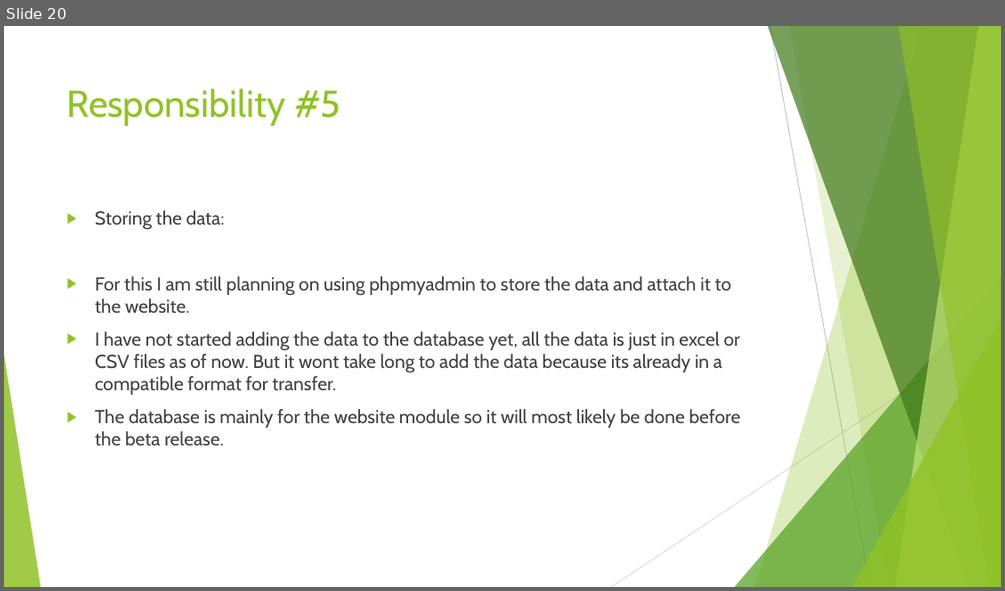
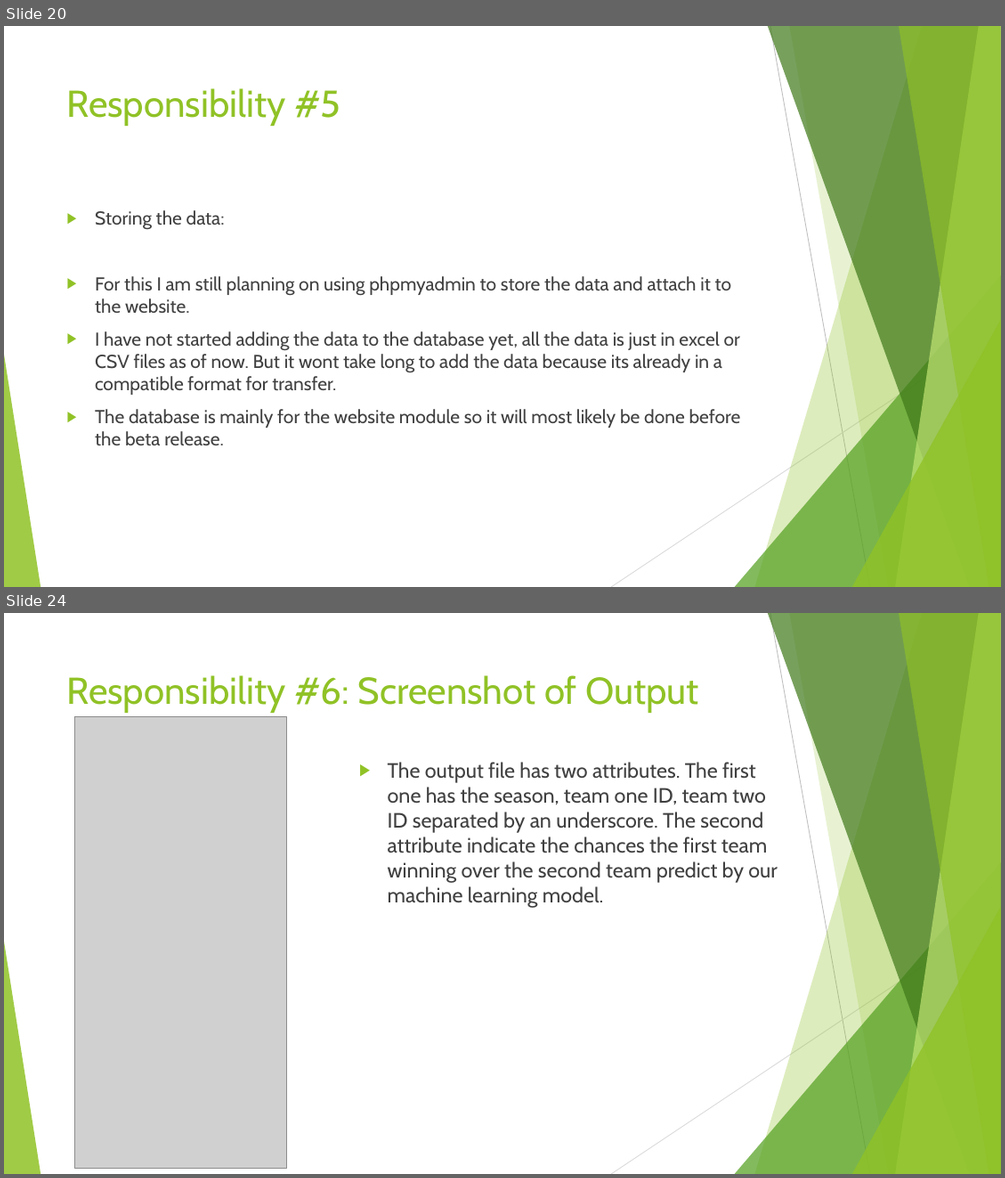
Before and after one commit to AlexDCraig/senior-capstone-project, a slide deck: progressReportWinterTerm/AlexHofferWinterTermProgReport.pptx. Shown one above the other, each under a label of ours: slide 20 before the commit, slides 20 and 24 after it; the slides between them are not shown. The pictures are 1005x591 and 1005x1178 pixels, drawn with LibreOffice and Linux fonts; fonts in the diff are those of the drawing; grey boxes stand for pictures. Boxes give left, top, right and bottom in pixels: in the first picture for what was removed or moved away, otherwise in the second. Text is boxed around its words. In the diff, an @@ line names an element or a change of style, - is before the commit and + after.

```diff
--- a/progressReportWinterTerm/AlexHofferWinterTermProgReport.pptx
+++ b/progressReportWinterTerm/AlexHofferWinterTermProgReport.pptx
@@ slide 24 added at (4,613,1001,1174), background #FFFFFF; not listed: 10 template elements that a slide beside it also shows @@
@@ title added at (67,675,699,713), 36 pt, text #90C226 @@
+Responsibility #6: Screenshot of Output
@@ picture added at (75,717,287,1167) @@
@@ text added at (388,762,777,908), 20 pt, text #404040 @@
+▶ The output file has two attributes. The first one has the season, team one ID, team two ID separated by an underscore. The second attribute indicate the chances the first team winning over the second team predict by our machine learning model.
```
Also in this commit, not shown: 1 slide changed, 3 other slides added.
